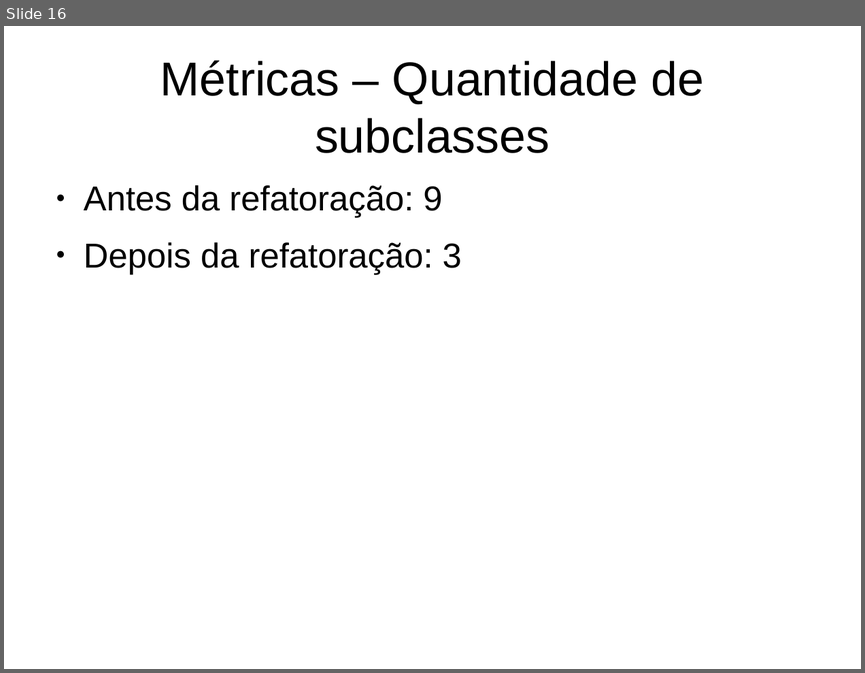
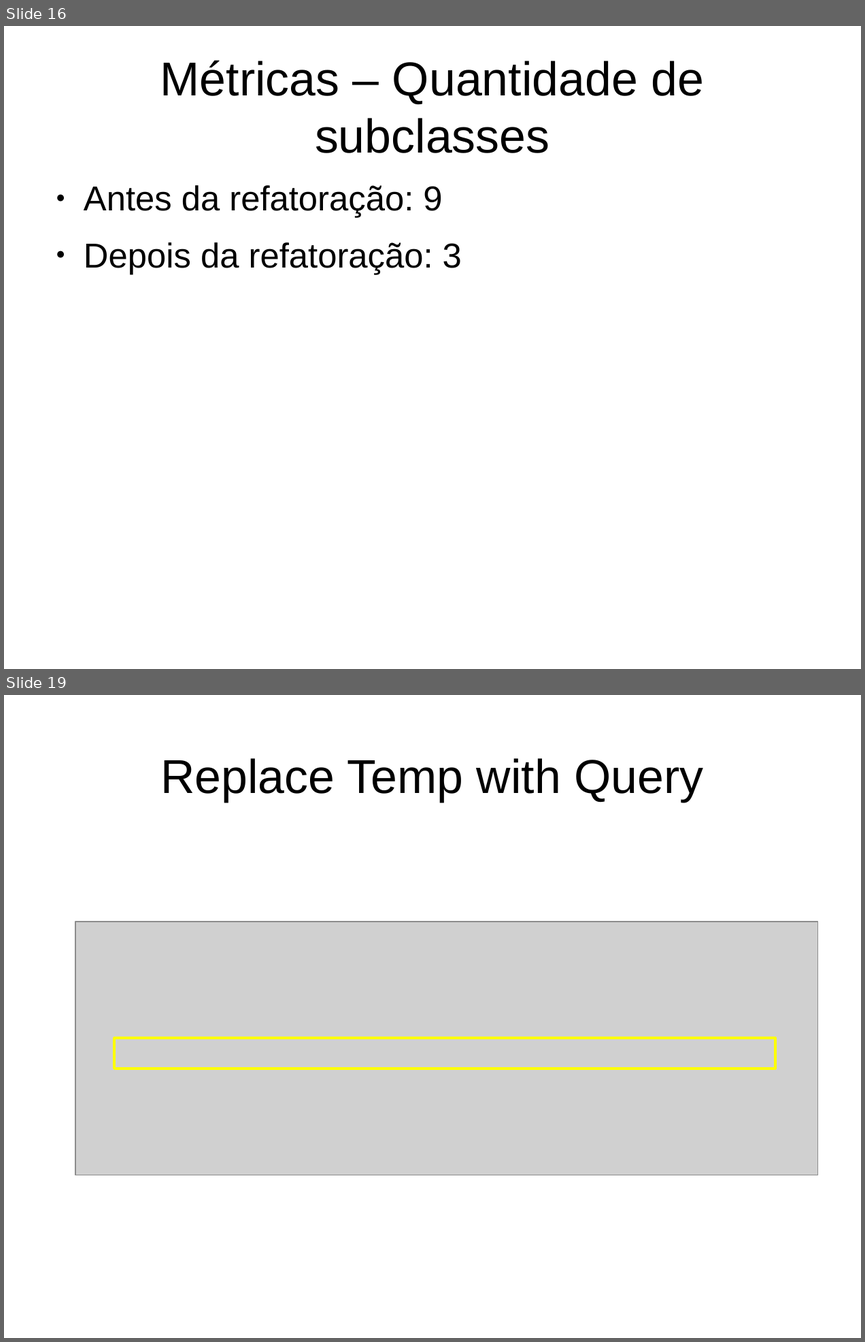
Before and after one commit to gusmaoFelipe/imageMap, a slide deck: apresentacaoFinal/apresentacao2.odp. Shown one above the other, each under a label of ours: slide 16 before the commit, slides 16 and 19 after it; the slides between them are not shown. The pictures are 865x673 and 865x1342 pixels, drawn with LibreOffice and Linux fonts; fonts in the diff are those of the drawing; grey boxes stand for pictures. Boxes give left, top, right and bottom in pixels: in the first picture for what was removed or moved away, otherwise in the second. Text is boxed around its words. In the diff, an @@ line names an element or a change of style, - is before the commit and + after.

```diff
--- a/apresentacaoFinal/apresentacao2.odp
+++ b/apresentacaoFinal/apresentacao2.odp
@@ slide 19 added at (x1=4, y1=695, x2=861, y2=1338), background #FFFFFF @@
@@ title added at (x1=160, y1=758, x2=703, y2=802), 44 pt, text #000000 @@
+Replace Temp with Query
@@ picture added at (x1=75, y1=921, x2=818, y2=1174) @@
@@ rectangle added at (x1=114, y1=1038, x2=775, y2=1068), outline #FFFF00 2.3 pt @@
```
Also in this commit, not shown: 1 slide changed, 9 other slides added, 11 other files.
